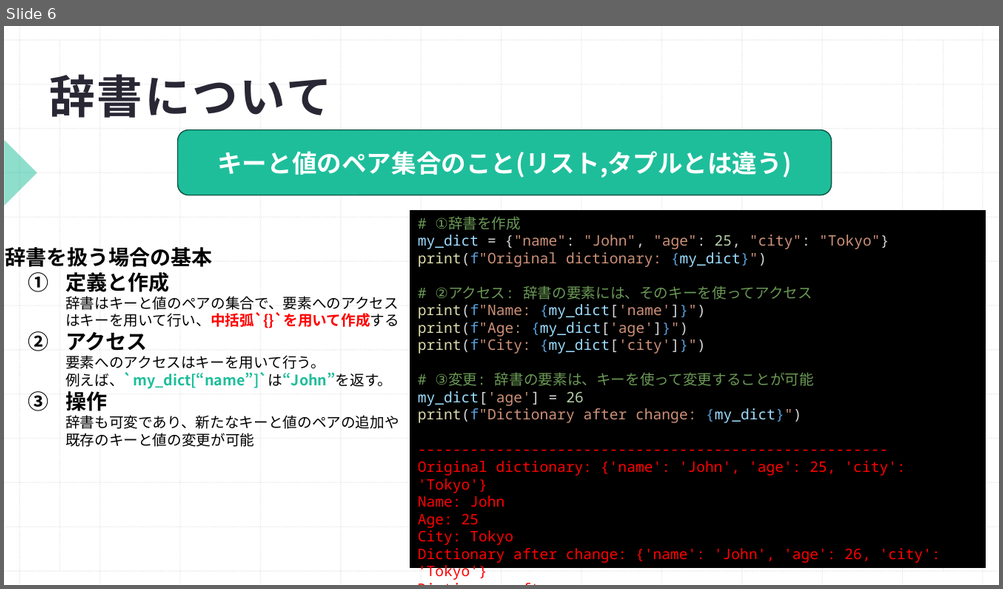
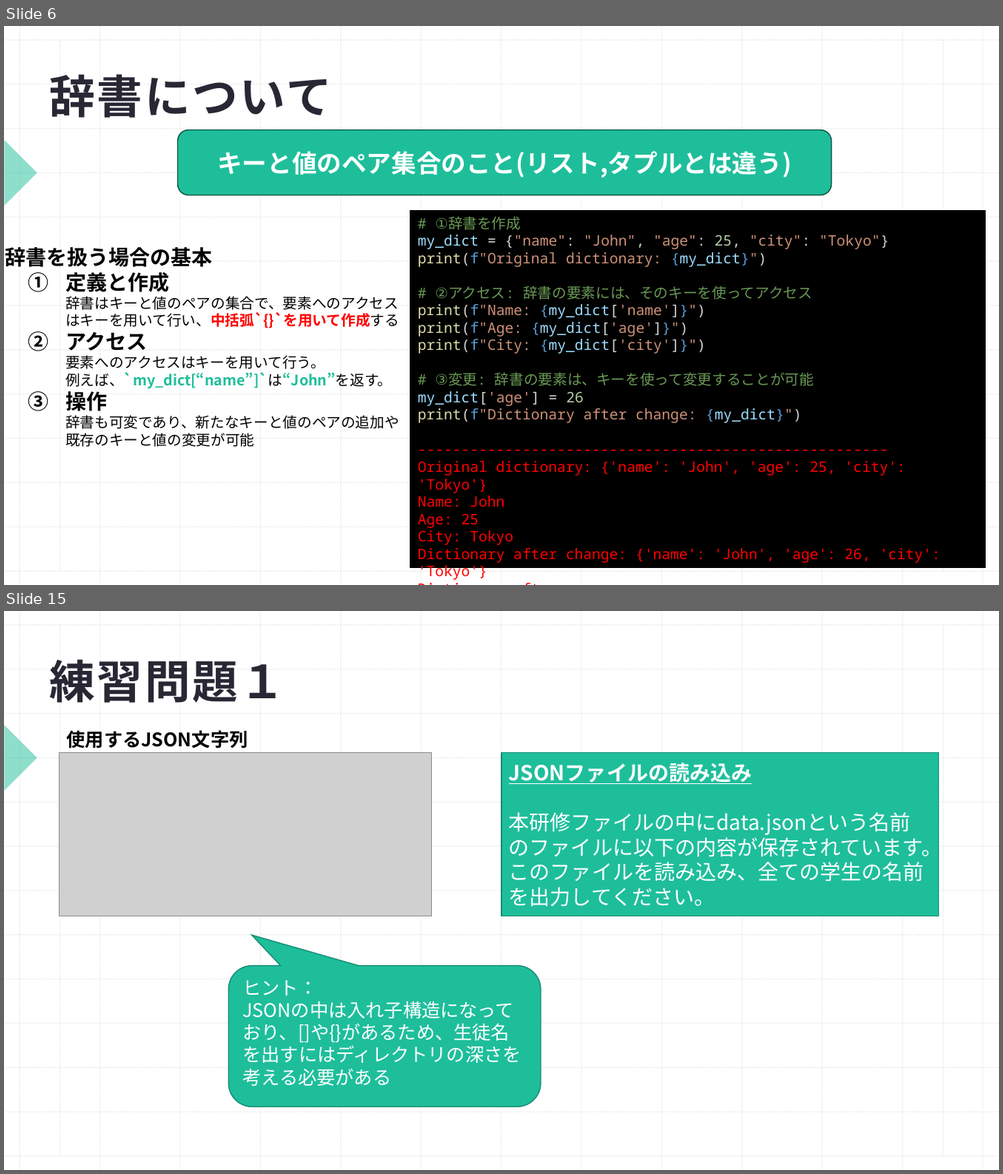
Before and after one commit to Shohei1129/Python_traning, a slide deck: プログラミング勉強会Python編(4.データ構造).pptx. Shown one above the other, each under a label of ours: slide 6 before the commit, slides 6 and 15 after it; the slides between them are not shown. The pictures are 1003x589 and 1003x1174 pixels, drawn with LibreOffice and Linux fonts; fonts in the diff are those of the drawing; grey boxes stand for pictures. Boxes give left, top, right and bottom in pixels: in the first picture for what was removed or moved away, otherwise in the second. Text is boxed around its words. In the diff, an @@ line names an element or a change of style, - is before the commit and + after.

```diff
--- a/プログラミング勉強会Python編(4.データ構造).pptx
+++ b/プログラミング勉強会Python編(4.データ構造).pptx
@@ slide 15 added at box(4, 611, 999, 1170), background #FFFFFF; not listed: 29 template elements that a slide beside it also shows @@
@@ title added at box(50, 659, 286, 703), 44 pt, text #2A2735, bold @@
+練習問題１
@@ text added at box(67, 730, 248, 749), 18 pt, text #000000, bold @@
+使用するJSON文字列
@@ picture added at box(60, 753, 432, 916) @@
@@ rectangle added at box(502, 753, 939, 916), fill #1EBE9B, outline #168D73 1 pt, 20 pt, text #FFFFFF @@
+JSONファイルの読み込み
+本研修ファイルの中にdata.jsonという名前のファイルに以下の内容が保存されています。
+このファイルを読み込み、全ての学生の名前を出力してください。
@@ rounded speech box added at box(228, 966, 540, 1107), fill #1EBE9B, outline #168D73 1 pt, 18 pt, text #FFFFFF @@
+ヒント：
+JSONの中は入れ子構造になっており、[]や{}があるため、生徒名を出すにはディレクトリの深さを考える必要がある
```
Also in this commit, not shown: 1 slide changed, 9 other slides added.
